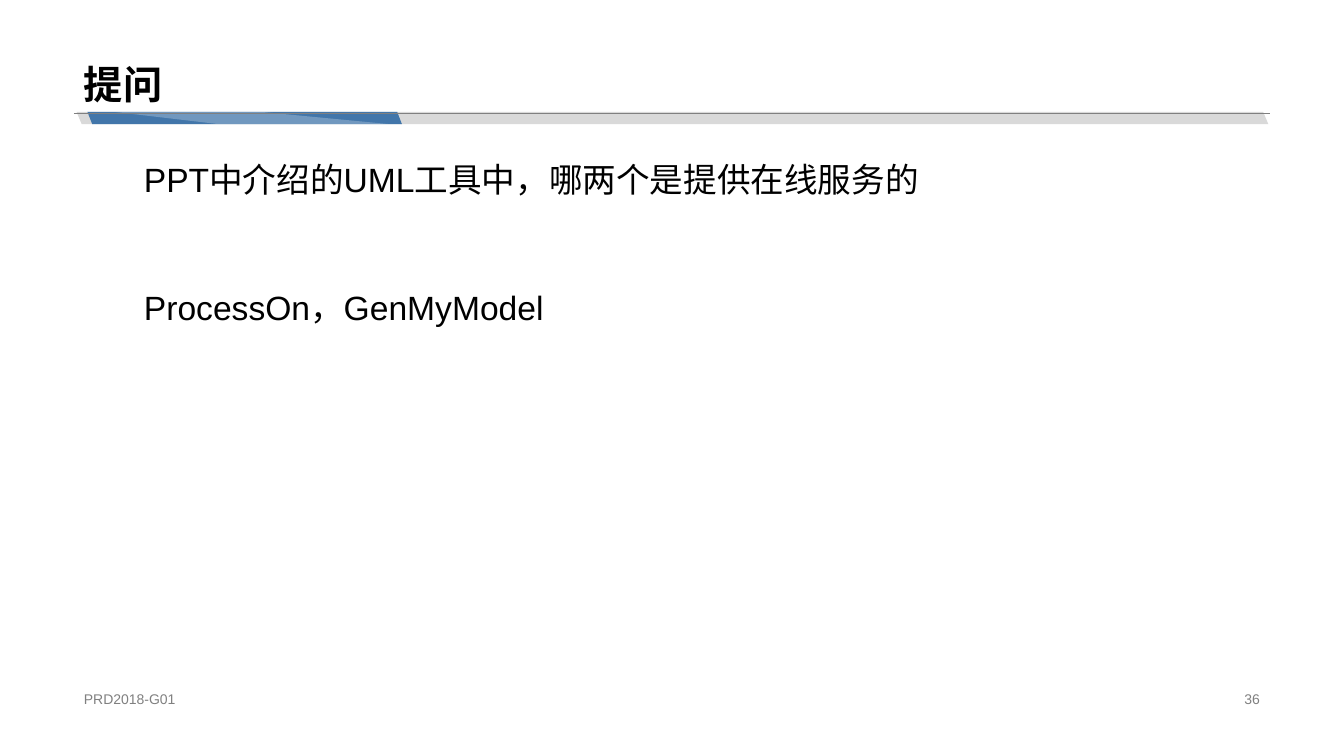
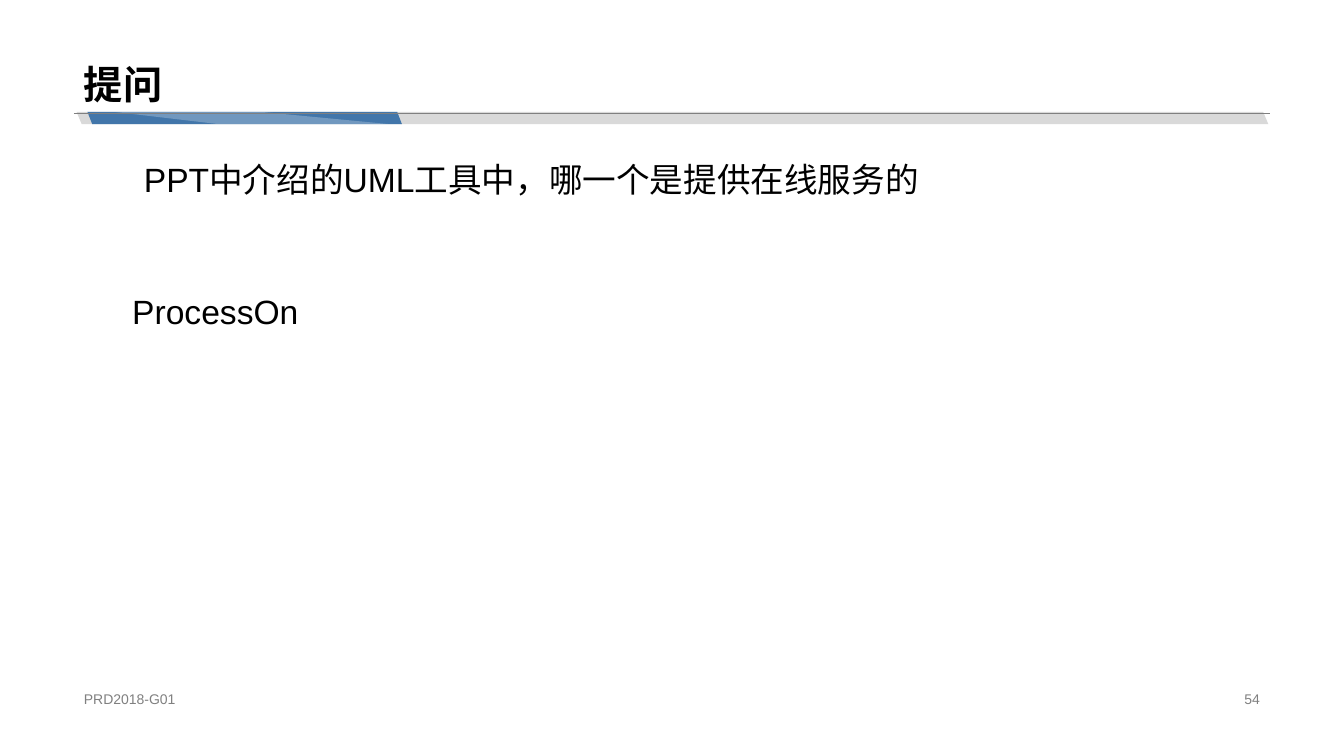
Before and after one commit to cchello/PRD2018-G01, a slide deck: slide 54 of 非受控文档/章奇妙/PRD2018-G01-UML工具：Rational Rose.pptx (slide 36 before the commit). Drawn at 1344x756 pixels with LibreOffice and Linux fonts; fonts in the diff are those of the drawing. Boxes give left, top, right and bottom in pixels: in the first picture for what was removed or moved away, otherwise in the second. Text is boxed around its words. In the diff, an @@ line names an element or a change of style, - is before the commit and + after.

Commit message:
UML工具PPT修改

```diff
--- a/非受控文档/章奇妙/PRD2018-G01-UML工具：Rational Rose.pptx
+++ b/非受控文档/章奇妙/PRD2018-G01-UML工具：Rational Rose.pptx
@@ text at [144, 165, 919, 196]: text changed @@
-PPT中介绍的UML工具中，哪两个是提供在线服务的
+PPT中介绍的UML工具中，哪一个是提供在线服务的
@@ text at [132, 300, 298, 325]: text changed @@
-ProcessOn，GenMyModel
+ProcessOn
@@ page number at [1244, 694, 1260, 704]: text changed @@
-36
+54
```
Also in this commit, not shown: 24 other slides changed, 20 slides added, 2 slides removed.
